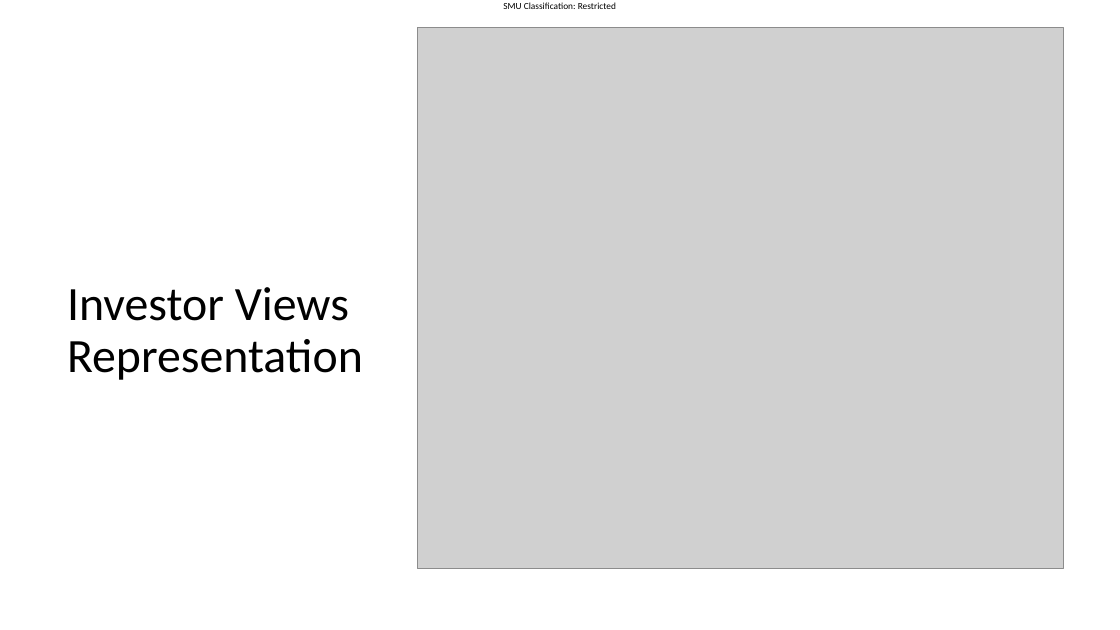
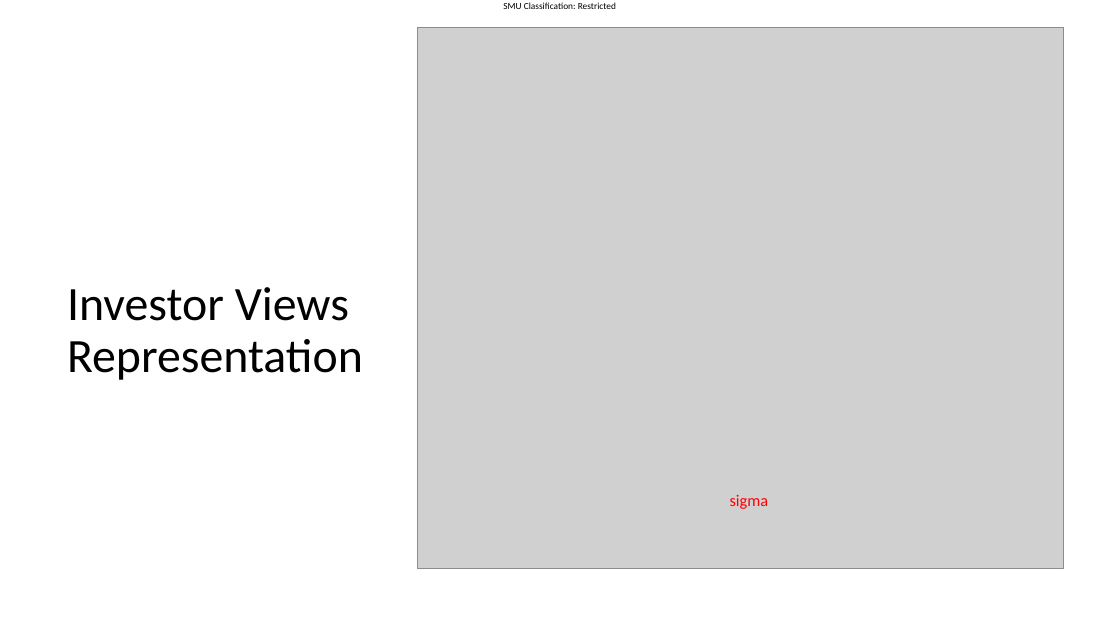
Before and after one commit to SMUMQF2425/qf624_qf632_2025, a slide deck: slide 8 of Lecture slides - Week 10.pptx (slide 7 before the commit). Drawn at 1120x630 pixels with LibreOffice and Linux fonts; fonts in the diff are those of the drawing; grey boxes stand for pictures. Boxes give left, top, right and bottom in pixels: in the first picture for what was removed or moved away, otherwise in the second. Text is boxed around its words. In the diff, an @@ line names an element or a change of style, - is before the commit and + after.

```diff
--- a/Lecture slides - Week 10.pptx
+++ b/Lecture slides - Week 10.pptx
@@ text added at bbox=[730, 495, 769, 509], 14 pt, text #FF0000 @@
+sigma
```
Also in this commit, not shown: 7 other slides changed, 3 slides added, 1 other file.
